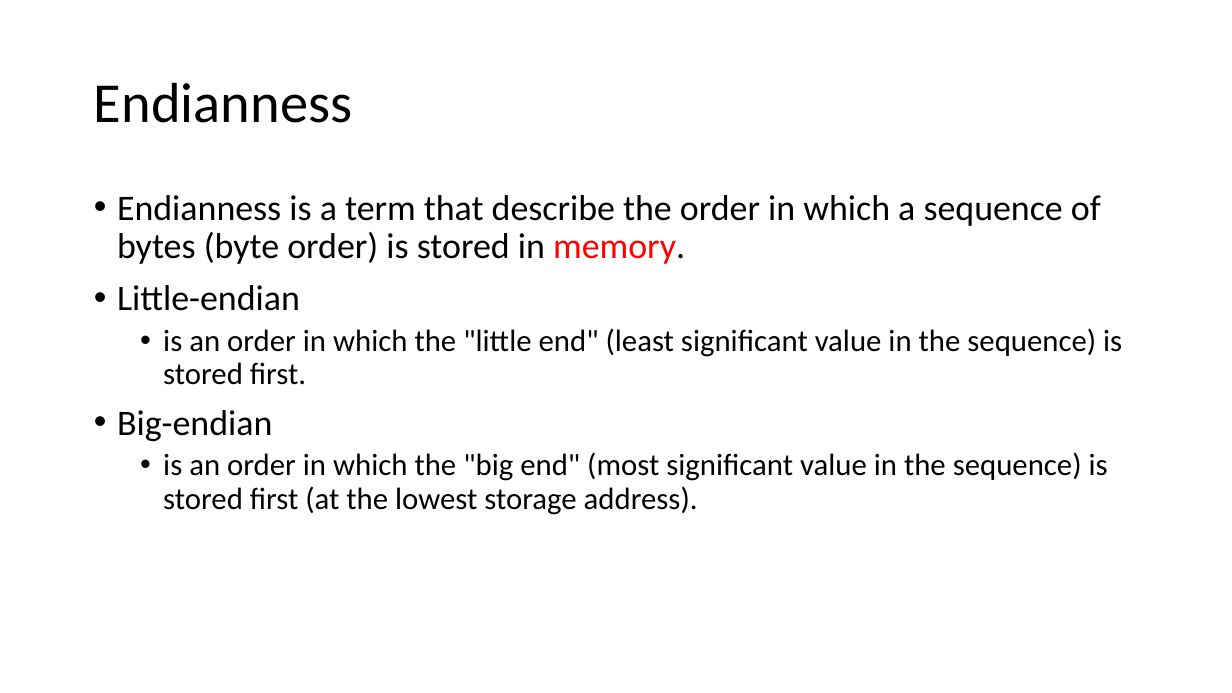
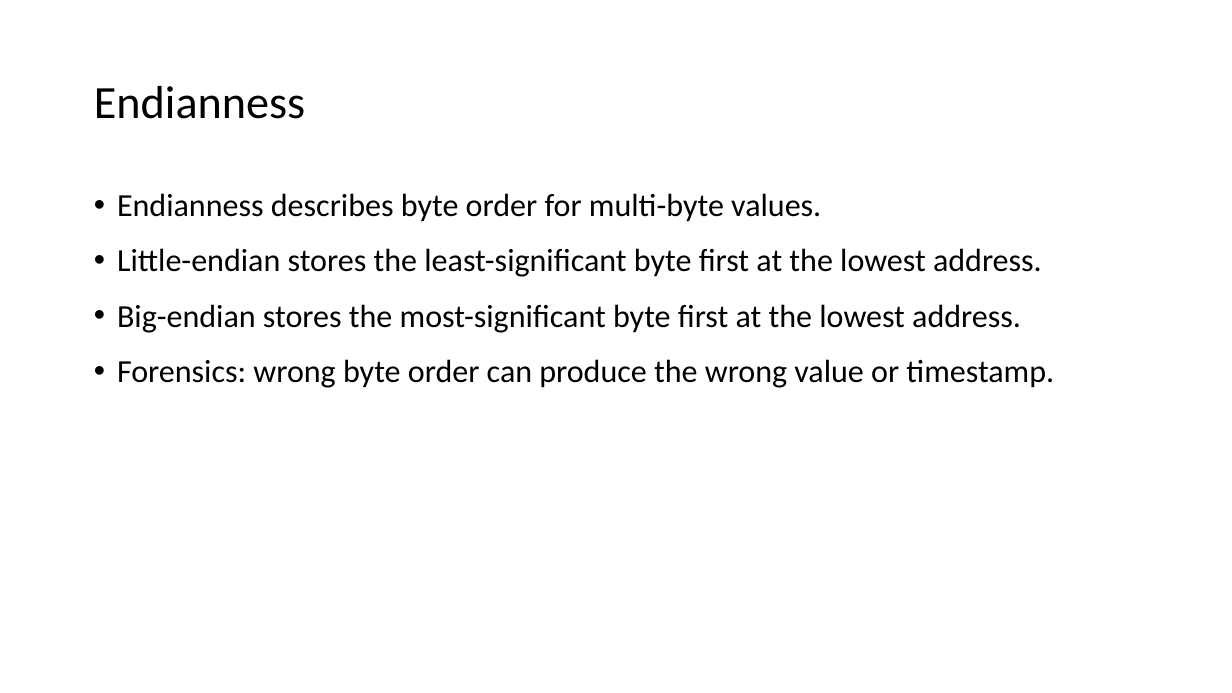
Before and after one commit to frankwxu/Digital-Forensics-Basic-Book, a slide deck: slide 38 of PPTs/Ch2_Number_Systems_for_Digital_Forensics.pptx. Drawn at 1232x693 pixels with LibreOffice and Linux fonts; fonts in the diff are those of the drawing; background and template pictures are left out. Boxes give left, top, right and bottom in pixels: in the first picture for what was removed or moved away, otherwise in the second. Text is boxed around its words. In the diff, an @@ line names an element or a change of style, - is before the commit and + after.

Commit message:
update Ch2 Number Systems for Digital Forensics presentation

```diff
--- a/PPTs/Ch2_Number_Systems_for_Digital_Forensics.pptx
+++ b/PPTs/Ch2_Number_Systems_for_Digital_Forensics.pptx
@@ title "Endianness" at <box>94,86,305,119</box>: size 44 to 36 pt @@
@@ text at <box>117,193,1054,388</box>: text changed; size 24 to 25 pt @@
-• Endianness is a term that describe the order in which a sequence of bytes (byte order) is stored in memory.
-• Little-endian
-  • is an order in which the "little end" (least significant value in the sequence) is stored first.
-• Big-endian
-  • is an order in which the "big end" (most significant value in the sequence) is stored first (at the lowest storage address).
+• Endianness describes byte order for multi-byte values.
+• Little-endian stores the least-significant byte first at the lowest address.
+• Big-endian stores the most-significant byte first at the lowest address.
+• Forensics: wrong byte order can produce the wrong value or timestamp.
```
Also in this commit, not shown: 35 other slides changed, 5 slides added, 4 slides removed.
